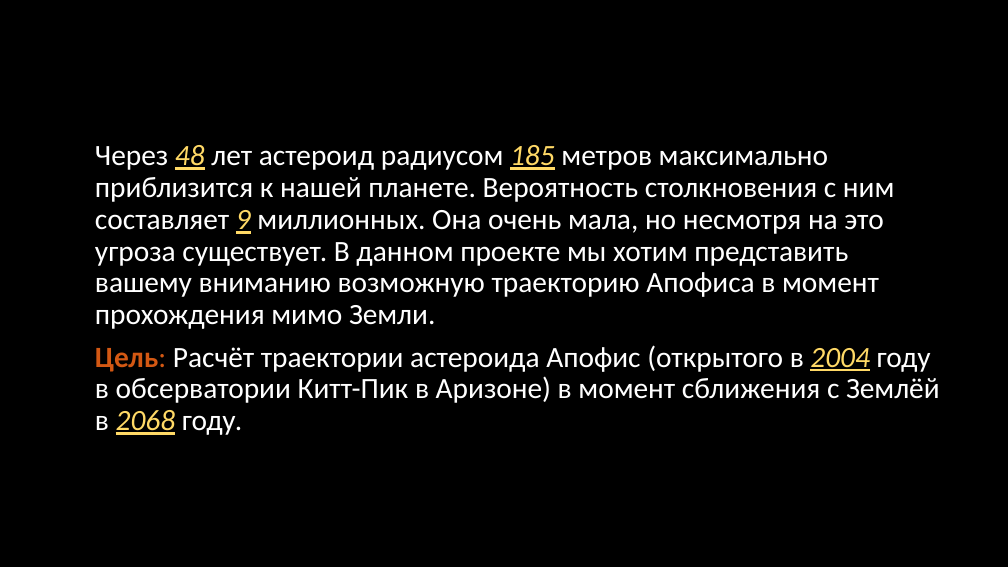
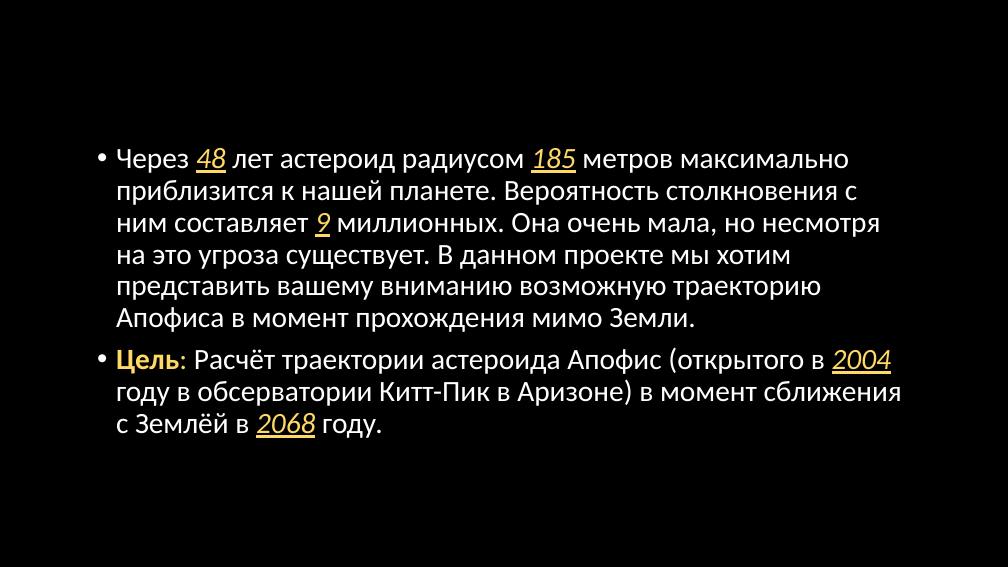
Before and after one commit to Kuznechik2004/math_modeling, a slide deck: slide 2 of Апофис МN4.pptx. Drawn at 1008x567 pixels with LibreOffice and Linux fonts; fonts in the diff are those of the drawing; background and template pictures are left out. Boxes give left, top, right and bottom in pixels: in the first picture for what was removed or moved away, otherwise in the second. Text is boxed around its words. In the diff, an @@ line names an element or a change of style, - is before the commit and + after.

Commit message:
Апофис МN4

```diff
--- a/Апофис МN4.pptx
+++ b/Апофис МN4.pptx
@@ text "Через 48 лет астероид радиусом ..." at box(116, 148, 902, 438): text colour #D35813 to #FFD966 in "Цель:"; bullet none to • @@
```
Also in this commit, not shown: 2 other slides changed, 1 slide added.
